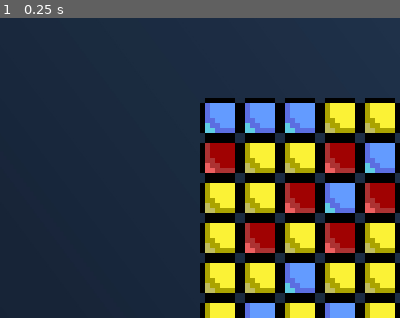
Above: before the commit, frame 1.
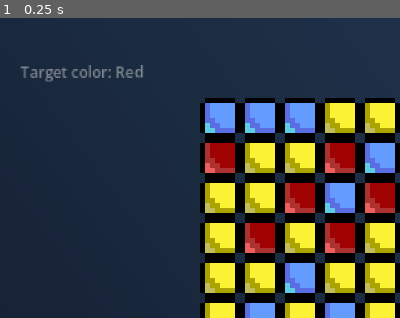
Above: after the commit, the same moment.

Repository: AurelinkZ/color-blocks
Game: Godot game, scene res://Scenes/main_level_scene.tscn
Two runs of this game, one before a commit and one after it. Both use one fixed random seed, a clock stepped at 60 frames per second and the inputs below.
Inputs:
- Up to frame 1 (0.25 s): no input
The pictures show only the part of the screen within x 0-50%, y 0-50%; the shares and areas given below are measured in that part.

The runs differ from the first frame. In frame 1, 0.6% of the frame differs, in the area x 5-36%, y 15-22%.

Commit message:
Add target color UI and gameplay fixes
Add a non-editable TargetColor TextEdit node to the main UI scene to display the current level's goal color. Introduce COLOR_TO_STRING mapping and UI functions to show/hide and set the target color text. Update game logic to set the target color on level start, ignore block clicks after the game is won, and add small clarifying comments. Also adjust Next Level handling to always call _start_new_level (restarting the current level if already at the last level).

Diff:
--- a/Scenes/main_level_scene.tscn
+++ b/Scenes/main_level_scene.tscn
@@ -59,6 +59,27 @@
 theme_override_font_sizes/font_size = 3
 text = "Restart"
 
+[node name="TargetColor" type="TextEdit" parent="UI/Control" unique_id=156064307]
+self_modulate = Color(0, 0, 0, 0)
+top_level = true
+z_index = 1
+layout_mode = 0
+offset_right = 45.0
+offset_bottom = 22.0
+theme_override_colors/font_selected_color = Color(0, 0, 0, 1)
+theme_override_colors/font_color = Color(0, 0, 0, 1)
+theme_override_font_sizes/font_size = 3
+editable = false
+context_menu_enabled = false
+emoji_menu_enabled = false
+shortcut_keys_enabled = false
+selecting_enabled = false
+deselect_on_focus_loss_enabled = false
+drag_and_drop_selection_enabled = false
+middle_mouse_paste_enabled = false
+empty_selection_clipboard_enabled = false
+autowrap_mode = 2
+
 [node name="AnimationTimer" type="Timer" parent="." unique_id=973665766]
 wait_time = 0.00999999999999999
 one_shot = true
--- a/Scenes/ui.gd
+++ b/Scenes/ui.gd
@@ -1,9 +1,21 @@
 extends CanvasLayer
+
+const COLOR_TO_STRING: Dictionary = {
+	Color.RED: "Red",
+	Color.BLUE: "Blue",
+	Color.GREEN: "Green",
+	Color.YELLOW: "Yellow"
+}
 
 func game_won():
 	$Control/Restart.hide()
 	$Control/HBoxContainer.hide()
+	$Control/TargetColor.hide()
 
 func game_running():
 	$Control/Restart.show()
 	$Control/HBoxContainer.show()
+	$Control/TargetColor.show()
+
+func set_target_color_ui(color: Color):
+	$Control/TargetColor.text = "Target color: " + COLOR_TO_STRING[color]
--- a/Scripts/game.gd
+++ b/Scripts/game.gd
@@ -12,22 +12,29 @@
 var levels: Array[LevelData] = []
 var index_level: int = 0
 
+### STARTING POINT OF THE GAME.
+### When launching, the game will load all the main levels and start by the first level.
+### TEMPORARY WHILE THERE IS NOT A START MENU.
 func _ready() -> void:
 	_load_main_levels()
 	_start_new_level(levels[index_level])
 
+### Function used to setup the back and the front, used to first start a complete new level.
 func _start_new_level(level: LevelData) -> void:
 	ui.game_running()
 	grid_manager.setup(level)
 	grid_view.build_grid(grid_manager.grid, level.grid_width, level.grid_height)
 	color_selector.build_buttons(grid_manager.current_pallette)
+	ui.set_target_color_ui(level.win_color)
 
 func _on_color_selected(color: Color) -> void:
 	selected_color = color
 
+## Function receiving the signal of a block clicked by the player.
 func _on_grid_view_block_clicked(cell: Vector2i) -> void:
-	cells_to_animate = grid_manager.fill_the_grid(cell, selected_color)
-	grid_view.animate_refresh_grid(cells_to_animate, selected_color)
+	if grid_manager.is_won() != true: # When game is won, player can't click a block
+		cells_to_animate = grid_manager.fill_the_grid(cell, selected_color)
+		grid_view.animate_refresh_grid(cells_to_animate, selected_color)
 
 # Receive the signal of the restart button of the UI when the game is running.
 func _on_restart_pressed() -> void:
@@ -56,7 +63,7 @@
 func _on_next_level_clicked():
 	if index_level < levels.size() - 1:
 		index_level += 1
-		_start_new_level(levels[index_level])
+	_start_new_level(levels[index_level]) # Not indent in case we reach the last level
 
 	if $UI/WinUI != null:
 		$UI/WinUI.queue_free()
